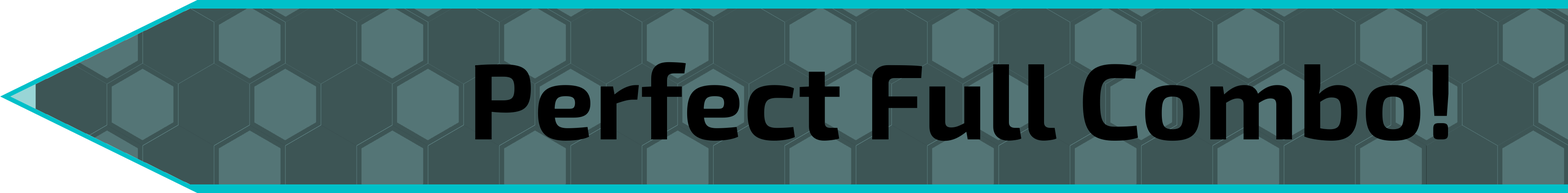
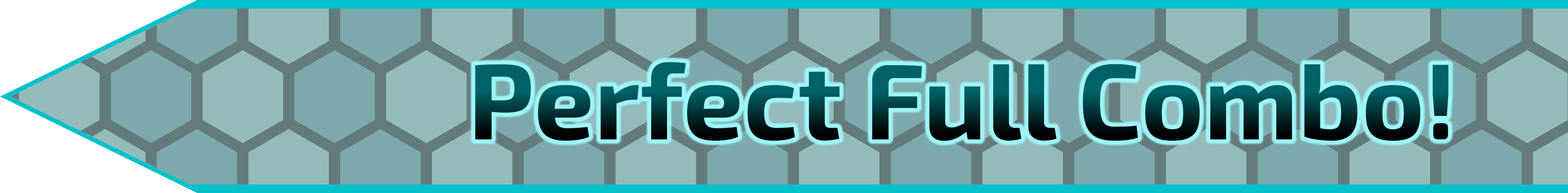
Layered file, before and after one edit (1568x193). Changes by layer:
painted on "Perfect Full Combo!" over [475, 61, 1449, 141]
added layer "Glow" above "Border" over [468, 55, 1456, 148]
"HexPattern": opacity 100% → 60%, moved it above "BG", painted on it over [11, 8, 1568, 185]
